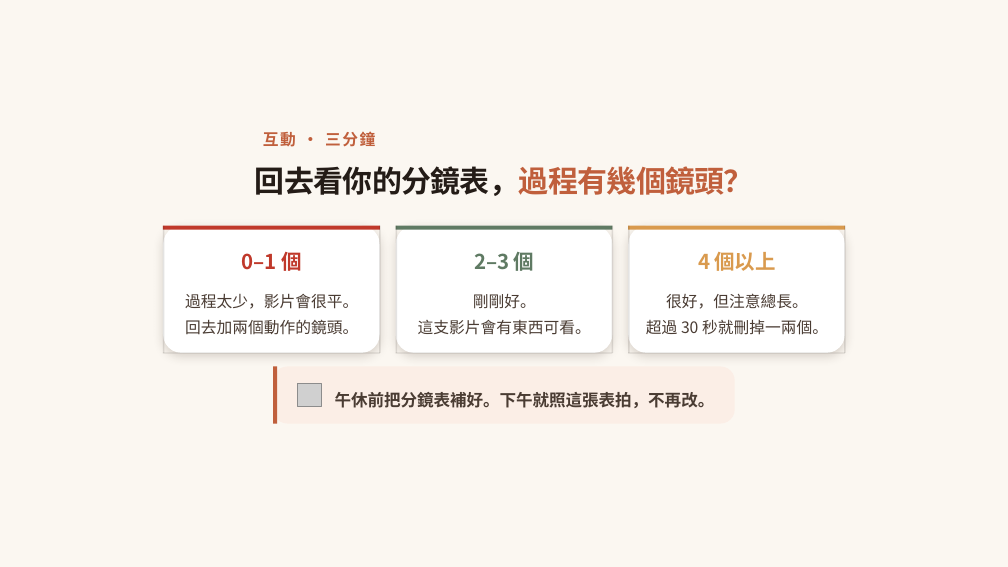
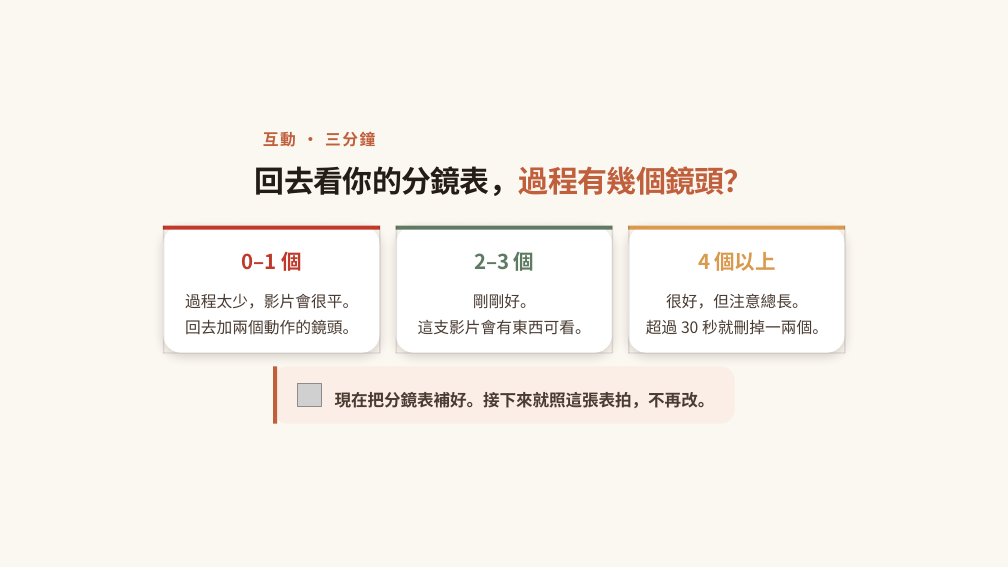
Before and after one commit to ja9705110/gogoeveryday, a slide deck: slide 80 of photo-course-2/手機拍攝商品與影像編修基礎2_商品短影音.pptx (slide 44 before the commit). Drawn at 1008x567 pixels with LibreOffice and Linux fonts; fonts in the diff are those of the drawing; grey boxes stand for pictures; background and template pictures are left out. Boxes give left, top, right and bottom in pixels: in the first picture for what was removed or moved away, otherwise in the second. Text is boxed around its words. In the diff, an @@ line names an element or a change of style, - is before the commit and + after.

```diff
--- a/photo-course-2/手機拍攝商品與影像編修基礎2_商品短影音.pptx
+++ b/photo-course-2/手機拍攝商品與影像編修基礎2_商品短影音.pptx
@@ text at bbox=[335, 392, 715, 408]: text changed @@
-午休前把分鏡表補好。下午就照這張表拍，不再改。
+現在把分鏡表補好。接下來就照這張表拍，不再改。
```
Also in this commit, not shown: 13 other slides changed, 7 slides added, 11 slides removed, 8 other files.
